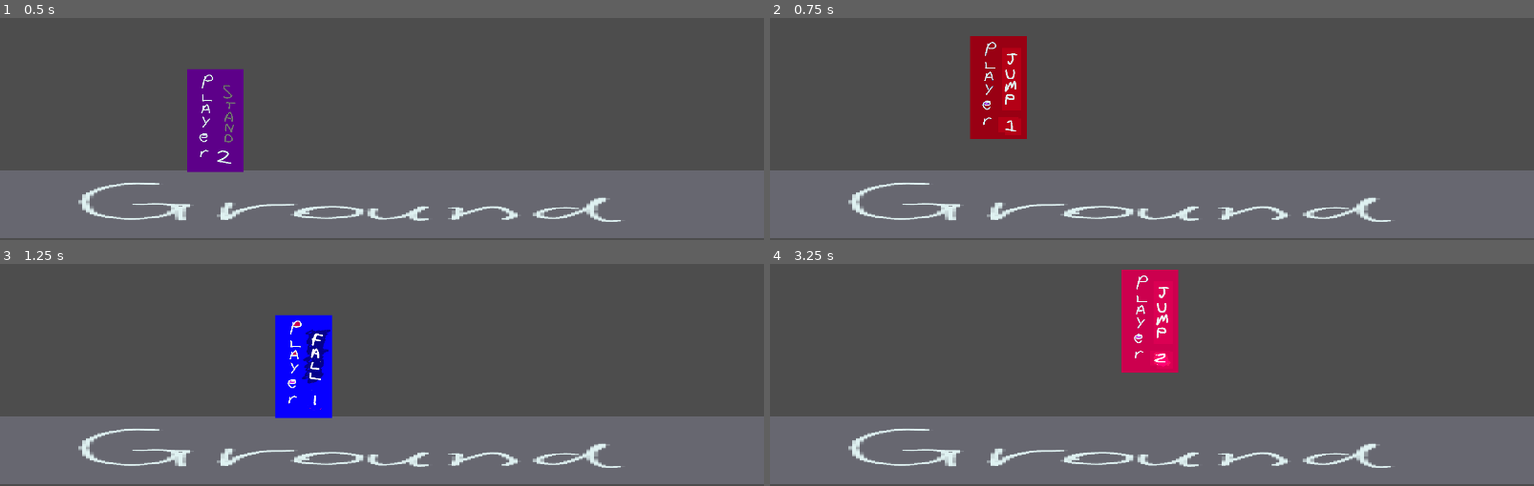
Above: before the commit, frames 1-4 (two rows, left to right).
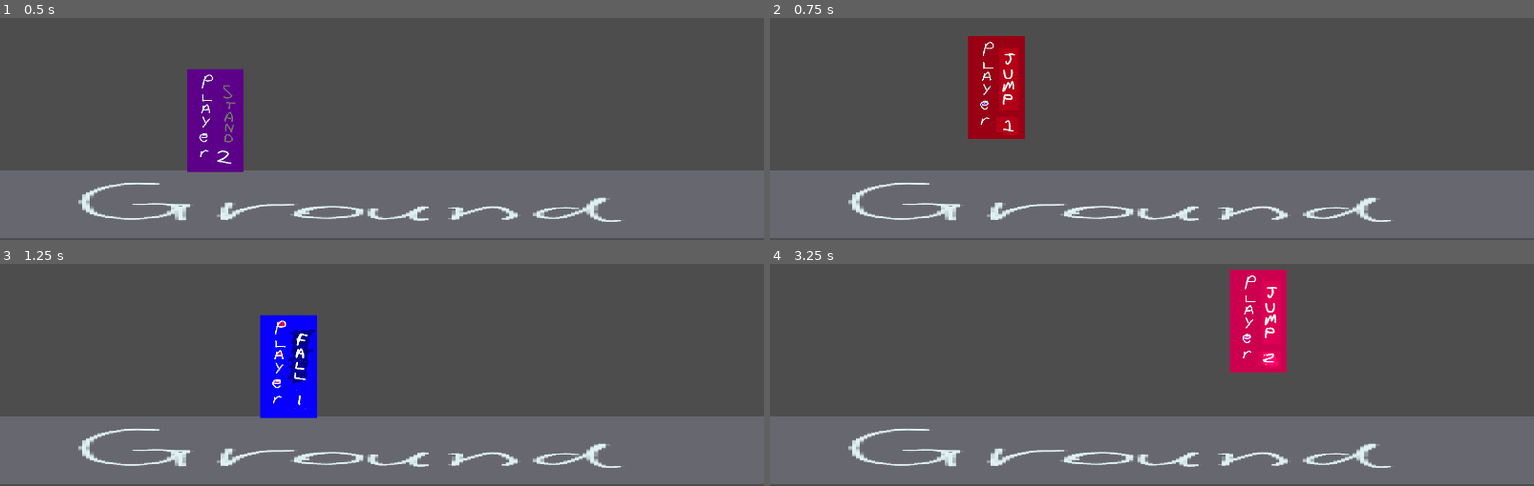
Above: after the commit, the same moments.

Repository: haruo-gabriel/portal2d
Game: Godot game, scene res://Scenes/Main/main.tscn
The game is run twice, just before and just after one commit, with the same random seed, the same clock (stepped at 60 frames per second) and the same inputs.
Inputs:
- Up to frame 1 (0.5 s): no input
- Up to frame 2 (0.75 s): hold D (move_right) from 0.53 s (still down); tap Space (jump) at 0.6 s
- Up to frame 3 (1.25 s): keep holding D (move_right); tap Space (jump) at 0.77, 1.07 s
- Up to frame 4 (3.25 s): tap Space (jump) at 1.35, 1.52, 1.82, 2.1, 2.85, 3.02 s; release D (move_right) at 2.03 s; hold A (move_left) 2.03-2.78 s; hold D (move_right) from 2.78 s (still down)

Frame 1 is identical in both runs. In frame 2, 1.0% of the frame differs, in the area x 25-34%, y 8-55%; in frame 3, 2.9%; in frame 4, 7.0%, in the area x 46-68%, y 2-49%.

Commit message:
Implementing air movement and bhopping
It's harder to change your direction in the air. We can remove this.

When jumping you gain a small horizontal speed boost. We can remove this too.

Also fixing the buffering of jumps, it was broken.

Diff:
--- a/godot project/Scripts/Player/Player.gd
+++ b/godot project/Scripts/Player/Player.gd
@@ -5,6 +5,13 @@
 const HORIZONTAL_ACCELERATION: float = 20.0 # Pixels per second per frame
 
 const GROUND_DRAG: float = 15.0 # Deacceleration on ground.
+
+# It's harder to change direction while on air
+const IN_AIR_MULTIPLIER: float = .3
+
+# Multiplies your speed upon jumping.
+# Set it to 1 to remove it.
+const BHOP_MULTIPLIER: float = 1.2
 
 const JUMP_VELOCITY: float = -600.0
 
@@ -57,14 +64,16 @@
 
 	velocity.y = JUMP_VELOCITY
 
+	velocity.x *= BHOP_MULTIPLIER
+
 	animation.play("Jump")
 
 func move_vertical(delta: float) -> void:
 
-	if Input.is_action_just_pressed("jump") and is_on_floor():
+	if Input.is_action_just_pressed("jump"):
 		last_jumped = JUMP_BUFFER_TIME
 
-	if last_jumped:
+	if last_jumped and is_on_floor():
 		last_jumped = 0
 		jump()
 
@@ -74,13 +83,21 @@
 	# Ensures velocity.y is within bounds
 	velocity.y = min(MAX_Y_SPEED, max(-MAX_Y_SPEED, velocity.y))
 
+	if last_jumped > 0:
+		last_jumped -= 1
+
 func move_horizontal(delta: float) -> void:
 
 	if direction:
 
-		velocity.x = move_toward(velocity.x, direction * WALKING_SPEED, HORIZONTAL_ACCELERATION)
+		var step = HORIZONTAL_ACCELERATION
 
-	else:
+		if not is_on_floor():
+			step *= IN_AIR_MULTIPLIER
+
+		velocity.x = move_toward(velocity.x, direction * WALKING_SPEED, step)
+
+	elif is_on_floor():
 		velocity.x = move_toward(velocity.x, 0, GROUND_DRAG)
 
 	# Ensures velocity.x is within bounds
@@ -90,7 +107,7 @@
 
 	direction = Input.get_axis("move_left", "move_right")
 
-	move_vertical(delta)
+	move_vertical(delta) # This should go before `move_horizontal`, due to bhop
 	move_horizontal(delta)
 
 	set_animation()
